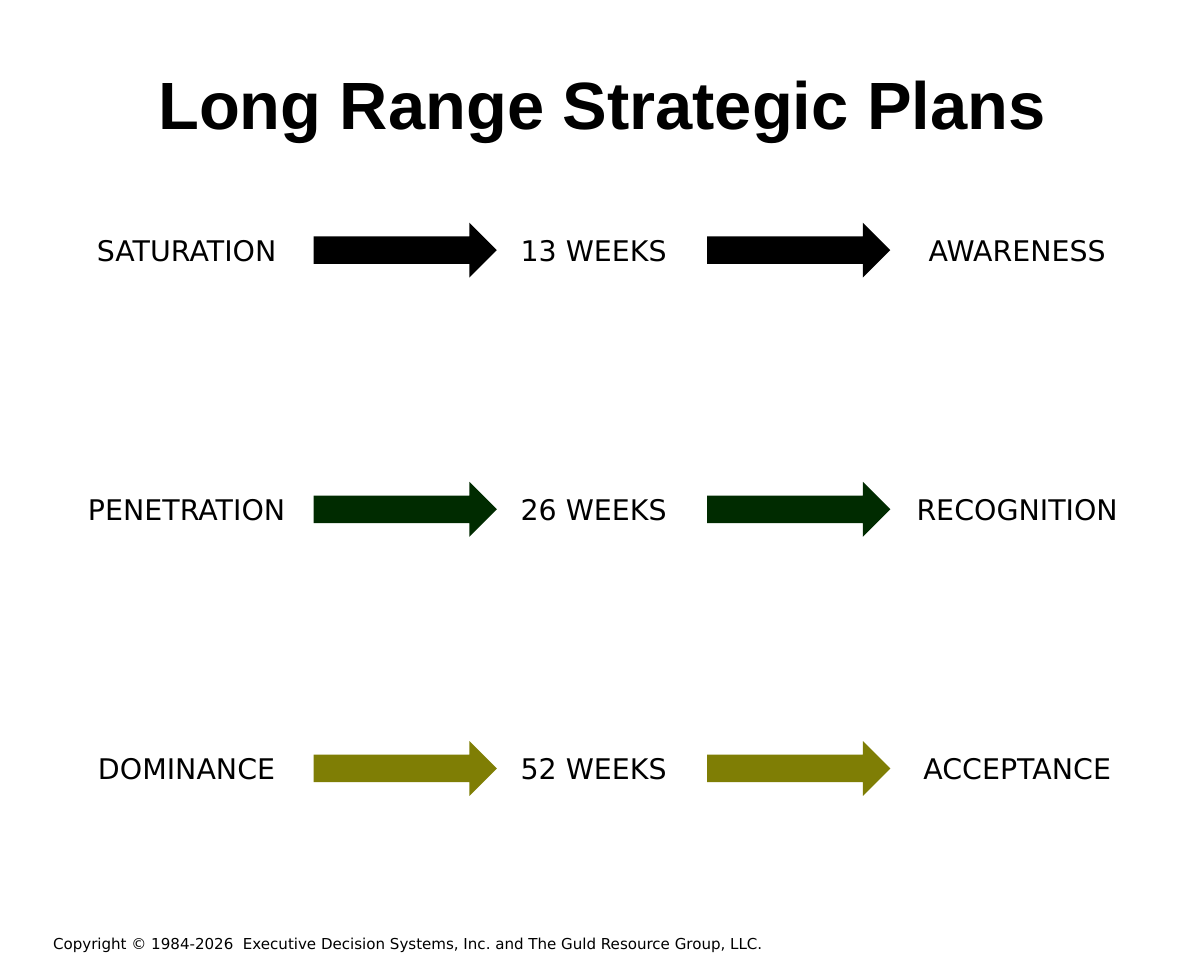
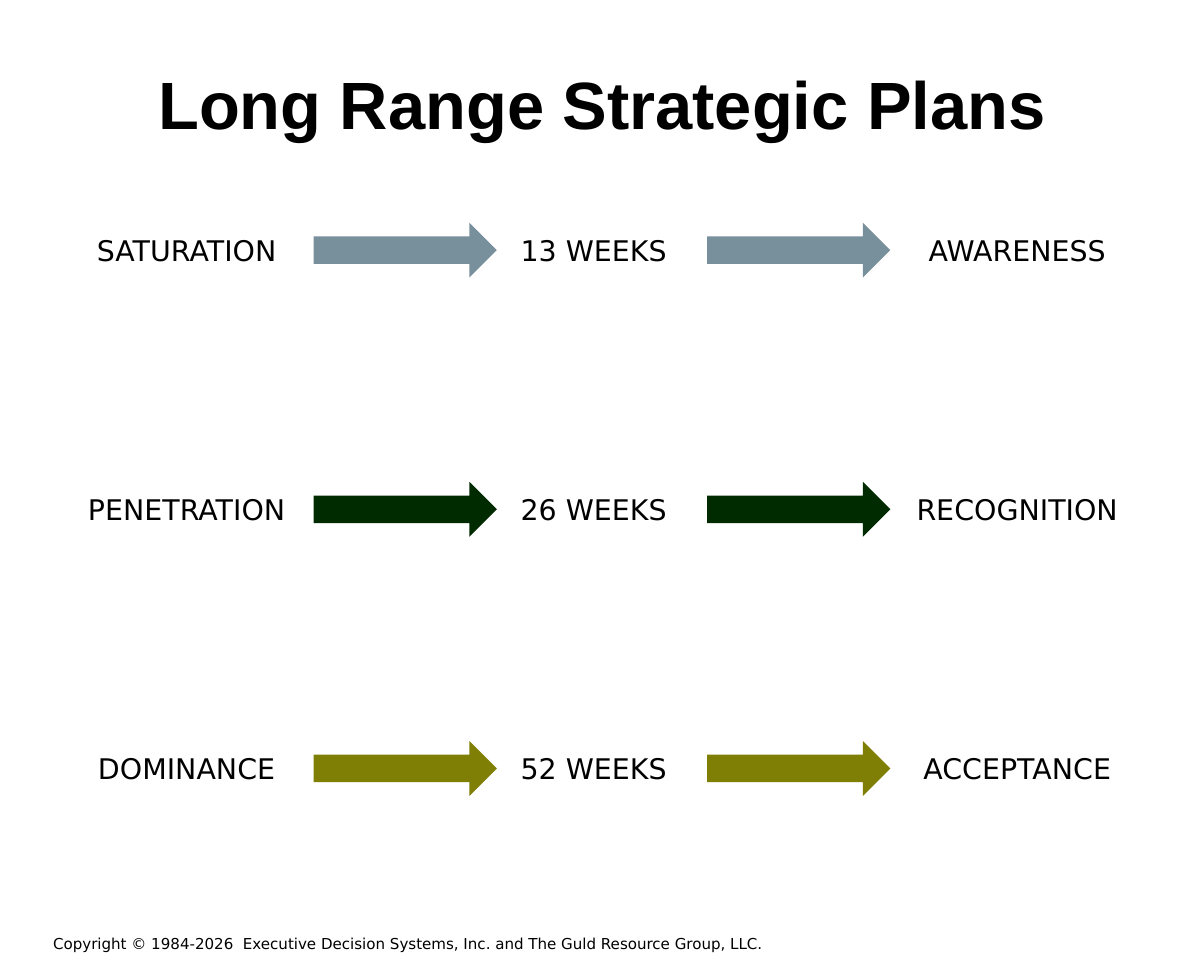
Before and after one commit to hintonandrew510/wizardfrontend, a slide deck: slide 19 of mavenprojectSCR/src/main/resources/powerpointtemplate/tvTemplate.pptx. Drawn at 1204x963 pixels with LibreOffice and Linux fonts; fonts in the diff are those of the drawing; background and template pictures are left out. Boxes give left, top, right and bottom in pixels: in the first picture for what was removed or moved away, otherwise in the second. Text is boxed around its words. In the diff, an @@ line names an element or a change of style, - is before the commit and + after.

```diff
--- a/mavenprojectSCR/src/main/resources/powerpointtemplate/tvTemplate.pptx
+++ b/mavenprojectSCR/src/main/resources/powerpointtemplate/tvTemplate.pptx
@@ right arrow at (314, 223, 497, 278): fill #000000 to #78909C @@
@@ right arrow at (707, 223, 890, 278): fill #000000 to #78909C @@
```
Also in this commit, not shown: 2 other slides changed, 6 other files.
